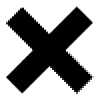
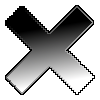
The second 100 × 100 image is a revision of the first. Changes to its layers:
painted on "gal_close.png" over [5, 5, 95, 95]
